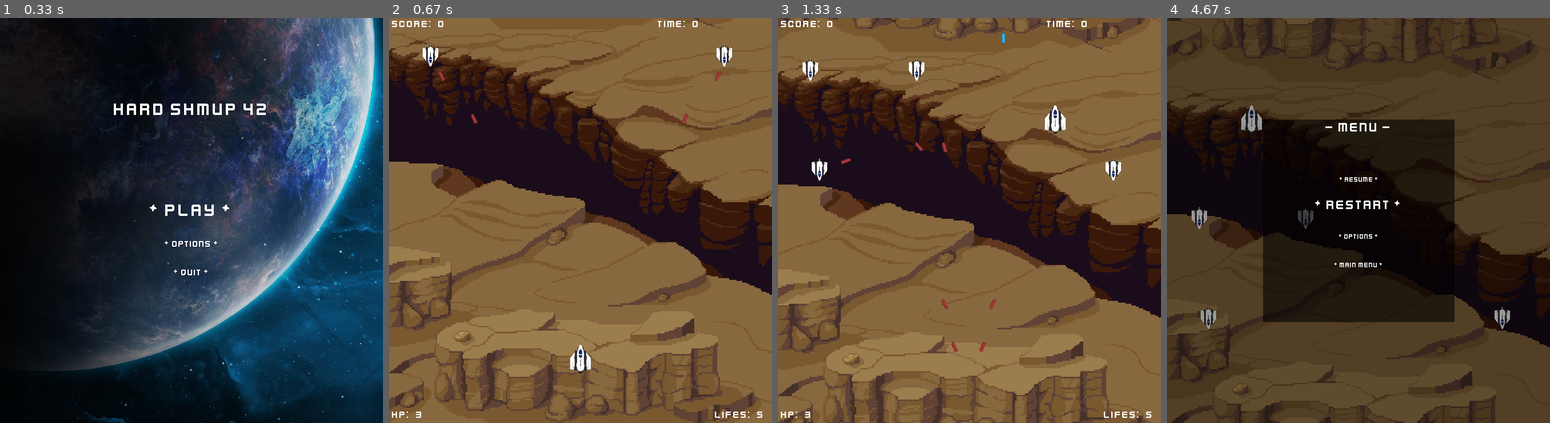
Above: before the commit, frames 1-4 (left to right).
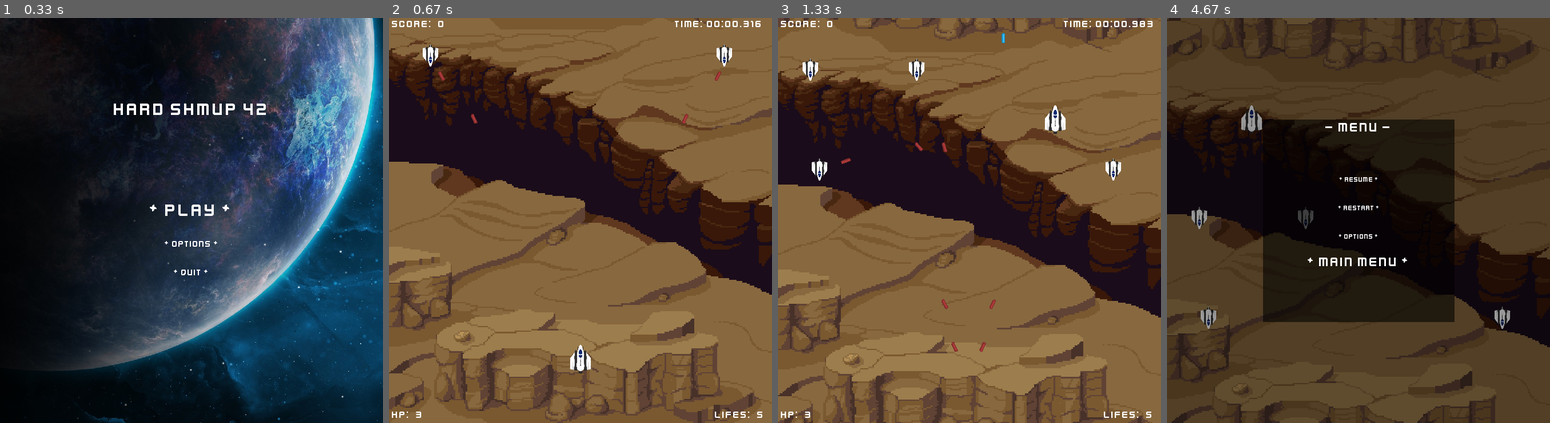
Above: after the commit, the same moments.

Repository: 2ndcouteau/Py_shmup
Game: pygame game, started from srcs/main.py
The game is run twice, just before and just after one commit, with the same random seed, the same clock (stepped at 60 frames per second) and the same inputs.
Inputs:
- Up to frame 1 (0.33 s): no input
- Up to frame 2 (0.67 s): tap Enter at 0.33 s
- Up to frame 3 (1.33 s): hold Up 0.67-1.13 s; hold Right from 1.17 s (still down); tap Space at 1.23 s
- Up to frame 4 (4.67 s): tap Space at 1.53, 1.73, 2.03, 2.3, 2.63, 3.03, 3.43, 3.77, 4.1, 4.5 s; release Right at 1.63 s; hold Left 1.67-2.2 s; hold Down 2.23-2.53 s; tap E at 2.38, 3.52, 4.58 s; hold Up 2.57-2.93 s; hold Down 2.97-3.33 s; hold Up 3.37-3.67 s; hold Down 3.7-4 s; hold Up 4.03-4.4 s; hold Down from 4.43 s (still down)

Frame 1 is identical in both runs. In frame 2, 0.2% of the frame differs, in the area x 70-98%, y 0-3%; in frame 3, 0.2%; in frame 4, 0.5%, in the area x 36-63%, y 45-62%.

Commit message:
[ADD] Manage Time and Score OK

Diff:
--- a/srcs/class_Entities.py
+++ b/srcs/class_Entities.py
@@ -2,6 +2,7 @@
 # _*_ coding: Utf-8 -*
 
 import pygame
+import time
 
 class Entities(pygame.sprite.Sprite):
 	def __init__(self, _hp, _life, _speed, _type):
@@ -12,4 +13,5 @@
 		self.type = _type
 
 		self.score = 0
-		self.time = 0
+		self.time = time.time()
+		self.start_time = time.time()
--- a/srcs/class_Game.py
+++ b/srcs/class_Game.py
@@ -6,7 +6,6 @@
 from pygame.locals	import *
 from pygame.mixer	import music
 from random			import randint
-
 
 from class_Explosion	import Explosion
 from class_Player		import Player
--- a/srcs/class_Player.py
+++ b/srcs/class_Player.py
@@ -2,6 +2,7 @@
 # _*_ coding: Utf-8 -*
 
 import pygame
+import time
 
 from random			import randint
 from class_Entities	import Entities
@@ -53,7 +54,7 @@
 			self.sound_shoot.play()
 			# self.sound_shoot[randint(0, 5)].play()
 			# print("nb_sound == " + str(self.sound_shoot.get_num_channels()))
-			print()
+
 			# Reset the countdown timer to one second.
 			# print (self.timer)
 			self.timer = PLAYER_SHOOT_FREQUENCY
@@ -64,6 +65,11 @@
 		self.rect.x = (X_WINDOW / 2) - self.size[0] / 2
 		self.rect.y = Y_WINDOW - 150
 		self.hp = PLAYER_HP
+		self.start_time = time.time()
+		self.time = time.time()
 
 		g.sprites_players.add(self)
 		g.all_sprites.add(self)
+
+	def update(self):
+		self.time = time.time() - self.start_time
--- a/srcs/class_Text.py
+++ b/srcs/class_Text.py
@@ -2,6 +2,8 @@
 # _*_ coding: Utf-8 -*
 
 import pygame
+import time
+
 from pygame.locals	import *
 
 from constants			import (Y_WINDOW, X_WINDOW,
@@ -111,16 +113,18 @@
 
 class Text_game():
 	def __init__(self):
-		self.x_right_time_offset = 200
+		self.x_right_time_offset = 170
 		self.x_right_life_offset = 100
 		self.x_left_offset = 5
 		self.y_bottom_offset = 25
 
 	def update(self):
+		self.str_time = time.strftime("%M:%S.", time.gmtime(self.g.player.time)) + str(repr(self.g.player.time).split('.')[1][:3])
+
 		self.all_text[POS_HP] = Text_line(self.font_size, ' '.join(["Hp: ", str(self.g.player.hp)]), (self.x_left_offset, Y_WINDOW - self.y_bottom_offset), cx=False, cy=False)
 		self.all_text[POS_LIFES] = Text_line(self.font_size, ' '.join(["Lifes: ", str(self.g.player.life)]), ((X_WINDOW - self.x_right_life_offset), Y_WINDOW - self.y_bottom_offset), cx=False, cy=False)
 		self.all_text[POS_SCORE] = Text_line(self.font_size, ' '.join(["Score: ", str(self.g.player.score)]), (self.x_left_offset, 0), cx=False, cy=False)
-		self.all_text[POS_TIME] = Text_line(self.font_size, ' '.join(["Time: ", str(self.g.player.time)]), (X_WINDOW - self.x_right_time_offset, 0), cx=False, cy=False)
+		self.all_text[POS_TIME] = Text_line(self.font_size, "Time: {0}".format(self.str_time), (X_WINDOW - self.x_right_time_offset, 0), cx=False, cy=False)
 
 
 class Text_game_level(Text, Text_game):
@@ -132,11 +136,11 @@
 		self.font_size = 18
 		self.g = g
 
-
+		self.str_time = time.strftime("%M:%S.", time.gmtime(self.g.player.time)) + str(repr(self.g.player.time).split('.')[1][:3])
 		self.all_text.insert(POS_HP, Text_line(self.font_size, ' '.join(["Hp:", str(g.player.hp)]), (self.x_left_offset, Y_WINDOW - self.y_bottom_offset), cx=False, cy=False))
 		self.all_text.insert(POS_LIFES, Text_line(self.font_size, ' '.join(["Lifes:", str(g.player.life)]), ((X_WINDOW - 100), Y_WINDOW - self.y_bottom_offset), cx=False, cy=False))
 		self.all_text.insert(POS_SCORE, Text_line(self.font_size, ' '.join(["Score:", str(g.player.score)]), (self.x_left_offset, 0), cx=False, cy=False))
-		self.all_text.insert(POS_TIME, Text_line(self.font_size, ' '.join(["Time:", str(g.player.time)]), (X_WINDOW - 100, 0), cx=False, cy=False))
+		self.all_text.insert(POS_TIME, Text_line(self.font_size, "Time: {0}".format(self.str_time), ((X_WINDOW - self.x_right_time_offset), 0), cx=False, cy=False))
 
 		# self.all_text.append(Text_line(self.title_font_size, "- Menu -", ((X_WINDOW / 2), Y_WINDOW / 4), cx=True, cy=False))
 		self.len_all_text = len(self.all_text)
--- a/srcs/constants.py
+++ b/srcs/constants.py
@@ -56,7 +56,7 @@
 
 NEUTRALS_SPAWN_FREQUENCY = 1000
 
-MENU_INPUT_DELAY = 200
+MENU_INPUT_DELAY = 125
 
 # EVENT_FREQUENCY = 1000 / 60
 EXPLOSION_FRAME_RATE = 1000 / 60
--- a/srcs/main.py
+++ b/srcs/main.py
@@ -6,6 +6,8 @@
 import pygame
 # from pygame.locals	import *
 
+from datetime import datetime
+import time
 from class_Game		import Game
 from class_Event	import Event
 from class_Layout	import Layout
@@ -15,7 +17,6 @@
 
 def main_loop(g):
 	clock = pygame.time.Clock()
-
 	while 42:
 		# dt = time in milliseconds that passed since last tick.
 		g.dt = clock.tick(60)
@@ -31,6 +32,7 @@
 			g.sprites_allies_shoots.update()
 			g.sprites_enemies_shoots.update()
 			g.sprites_enemies.update()
+			g.player.update()
 
 			g.collide_management()
 
Not shown, changed: todo.md
